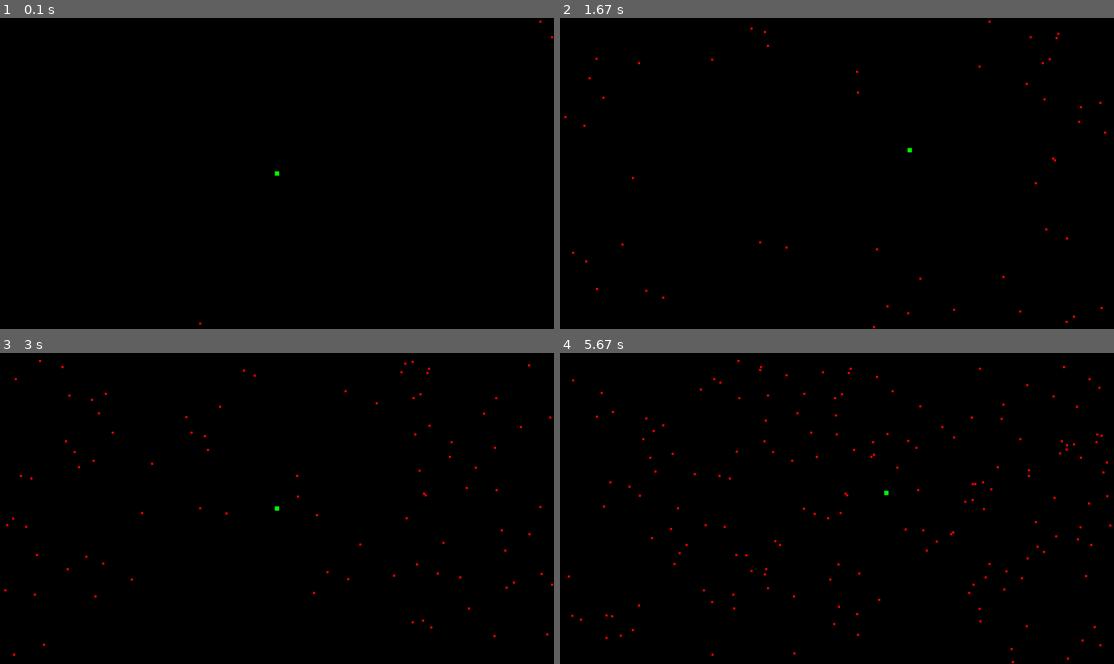
Above: before the commit, frames 1-4 (two rows, left to right).
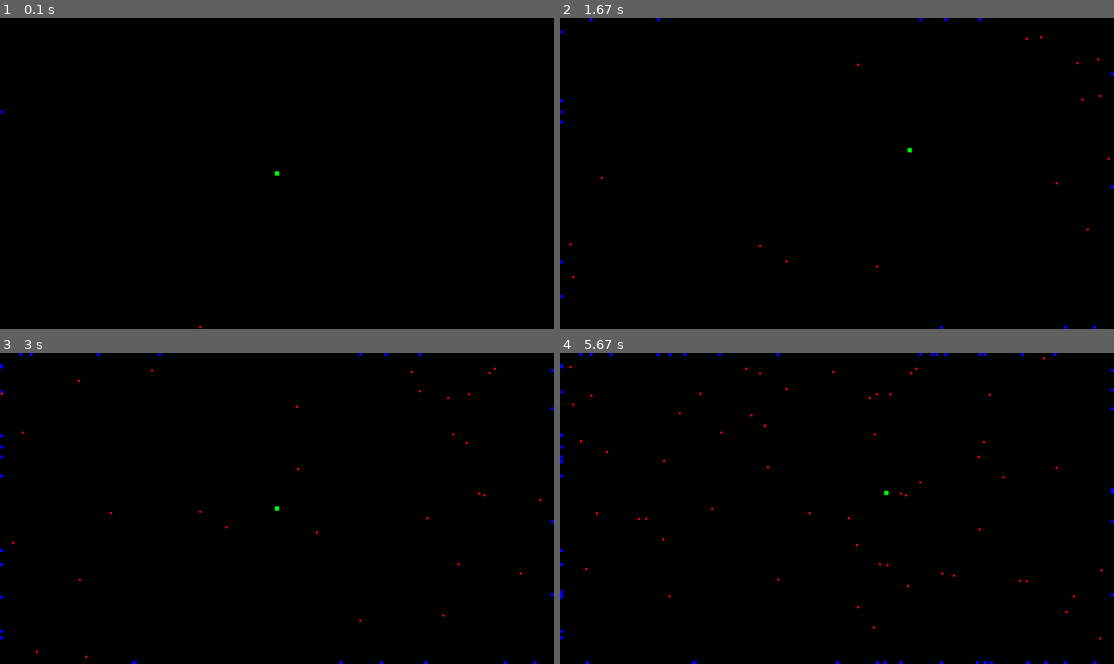
Above: after the commit, the same moments.

Repository: LJ-44/BulletHell
Game: pygame game, started from run_game.py
The game is run twice, just before and just after one commit, with the same random seed, the same clock (stepped at 60 frames per second) and the same inputs.
Inputs:
- Up to frame 1 (0.1 s): no input
- Up to frame 2 (1.67 s): hold Right 0.33-0.8 s; hold Up 0.83-1.13 s; hold Right 1.17-1.63 s
- Up to frame 3 (3 s): hold Left 1.67-2.2 s; hold Down 2.23-2.53 s; hold Left 2.57-2.97 s
- Up to frame 4 (5.67 s): hold Up 3-3.37 s; hold Right 3.4-4.03 s; hold Down 4.07-4.43 s; hold Left 4.47-4.93 s; hold Right 4.97-5.43 s; hold Up from 5.47 s (still down)

The runs differ from the first frame. In frame 1, less than 0.1% of the frame differs, in the area x 0-100%, y 0-100%; in frame 2, 0.4%; in frame 3, 0.7%; in frame 4, 1.2%.

Commit message:
started on homing bullets, finish later

Diff:
--- a/run_game.py
+++ b/run_game.py
@@ -1,5 +1,5 @@
 import pygame
-import math
+from math import floor
 import sprites as sprt
 
 #TODO: Make this into a bullet hell type game
@@ -7,8 +7,8 @@
 def main():
     # constants
     FPS = 60
-    BULLET_SPAWN_RATE = 25 # bullets spawning per second
-    BULLET_SPAWN_RATE = math.floor(FPS / BULLET_SPAWN_RATE)
+    BULLET_SPAWN_RATE = 10 # bullets spawning per second
+    BULLET_SPAWN_RATE = floor(FPS / BULLET_SPAWN_RATE)
 
     # pygame initialization stuff
     pygame.init()
@@ -30,6 +30,7 @@
 
     while running:
 
+        # Exit pygame if user clicks X on game window
         for event in pygame.event.get():
             if event.type == pygame.QUIT:
                 running = False
@@ -38,7 +39,8 @@
         bullet_spawn_timer += 1
         if bullet_spawn_timer == BULLET_SPAWN_RATE:
             normal_bullet = sprt.Bullet(left=True, right=True, top=True, bottom=True)
-            bullets_group.add(normal_bullet)
+            homing_bullet = sprt.HomingBullet(target=player)
+            bullets_group.add(normal_bullet, homing_bullet)
             bullet_spawn_timer = 0
 
         player_group.update()
--- a/sprites.py
+++ b/sprites.py
@@ -1,5 +1,5 @@
 import pygame
-import math
+from math import floor
 import random
 
 class GameObject(pygame.sprite.Sprite):
@@ -50,45 +50,43 @@
         # collision detection
         self.hit = False
 
-        #
+        # store desired screen edges (chosen randomly for spawning)
         self.edges = []
-        if left: self.edges.append('left')
-        if right: self.edges.append('right')
-        if top: self.edges.append('top')
-        if bottom: self.edges.append('bottom')
+        if left: self.edges.append("left")
+        if right: self.edges.append("right")
+        if top: self.edges.append("top")
+        if bottom: self.edges.append("bottom")
 
         self.spawn_edge = random.choice(self.edges)
 
-        if self.spawn_edge == 'left':
+        # spawn bullets on specified edges of screen
+        if self.spawn_edge == "left":
             self.dx, self.dy = self.speed, 0
             self.rect.left = 0
             self.rect.centery = random.randint(
-                (math.floor(self.rect.height / 2)),
-                (self.screen_height - math.floor(self.rect.height / 2))
+                (floor(self.rect.height / 2)),
+                (self.screen_height - floor(self.rect.height / 2))
             )
-
-        elif self.spawn_edge == 'right':
+        elif self.spawn_edge == "right":
             self.dx, self.dy = -self.speed, 0
             self.rect.right = self.screen_width
             self.rect.centery = random.randint(
-                (math.floor(self.rect.height / 2)),
-                (self.screen_height - math.floor(self.rect.height / 2))
+                (floor(self.rect.height / 2)),
+                (self.screen_height - floor(self.rect.height / 2))
             )
-
-        elif self.spawn_edge == 'top':
+        elif self.spawn_edge == "top":
             self.dx, self.dy = 0, self.speed
             self.rect.top = 0
             self.rect.centerx = random.randint(
-                (math.floor(self.rect.width / 2)),
-                (self.screen_width - math.floor(self.rect.width / 2))
+                (floor(self.rect.width / 2)),
+                (self.screen_width - floor(self.rect.width / 2))
             )
-
-        elif self.spawn_edge == 'bottom':
+        elif self.spawn_edge == "bottom":
             self.dx, self.dy = 0, -self.speed
             self.rect.bottom = self.screen_height
             self.rect.centerx = random.randint(
-                (math.floor(self.rect.width / 2)),
-                (self.screen_width - math.floor(self.rect.width / 2))
+                (floor(self.rect.width / 2)),
+                (self.screen_width - floor(self.rect.width / 2))
             )
 
     def update(self):
@@ -103,23 +101,54 @@
             self.rect.top < 0 or
             self.rect.bottom > self.screen_height): self.kill()
 
+class HomingBullet(GameObject):
+    def __init__(self, target: GameObject):
+        # base class constructor
+        super().__init__(color="blue", width=7.0, height=7.0, speed=3)
+
+        self.hit = False
+
+        self.edges = ["left", "right", "top", "bottom"]
+        self.spawn_edge = random.choice(self.edges)
+
+        # spawn homing bullet on random edge of screen
+        if self.spawn_edge == "left":
+            self.rect.left = 0
+            self.rect.centery = random.randint(
+                (floor(self.rect.height / 2)),
+                (self.screen_height - floor(self.rect.height / 2))
+            )
+        elif self.spawn_edge == "right":
+            self.rect.right = self.screen_width
+            self.rect.centery = random.randint(
+                (floor(self.rect.height / 2)),
+                (self.screen_height - floor(self.rect.height / 2))
+            )
+        elif self.spawn_edge == "top":
+            self.rect.top = 0
+            self.rect.centerx = random.randint(
+                (floor(self.rect.width / 2)),
+                (self.screen_width - floor(self.rect.width / 2))
+            )
+        elif self.spawn_edge == "bottom":
+            self.rect.bottom = self.screen_height
+            self.rect.centerx = random.randint(
+                (floor(self.rect.width / 2)),
+                (self.screen_width - floor(self.rect.width / 2))
+            )
+
+    # easy tracking
+    def update(self):
+
+
+
+
+
         ...
+    # constant tracking
+    def update(self):
 
-# class BulletY(GameObject):
-#     def __init__(self):
-#         super().__init__(self, color='red', width=5.0, height=5.0, speed=2)
-
-#         self.hit = False
-
-#         ...
-
-# class HomingBullet(GameObject):
-#     def __init__(self):
-#         # base class constructor
-#         super().__init__(color="blue", width=7.0, height=7.0, speed=3)
-
-#     def update(self): pass
-#     ...
+        ...
 
 # class ExplodingBullet(GameObject):
 #     def __init__(self):
